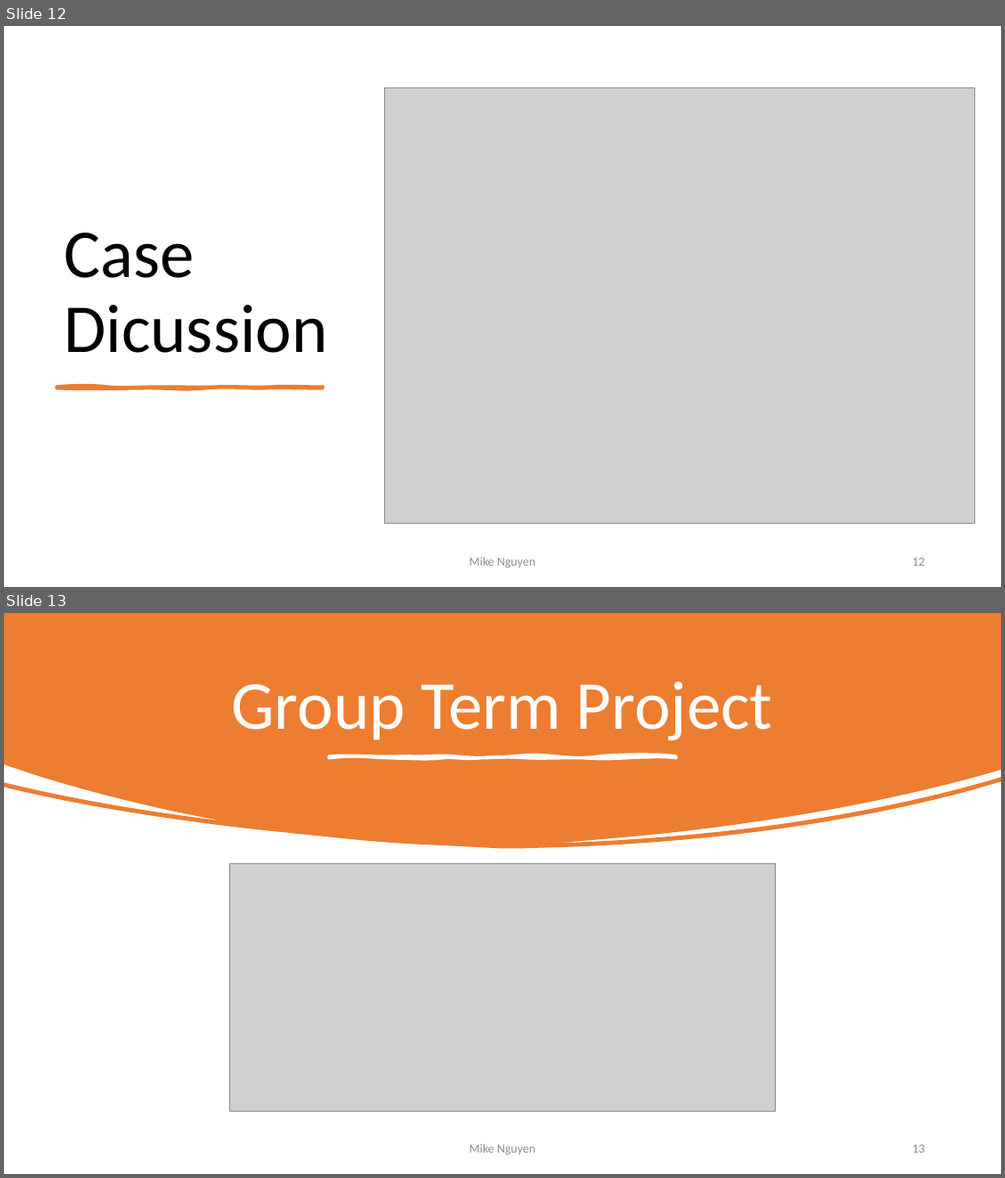
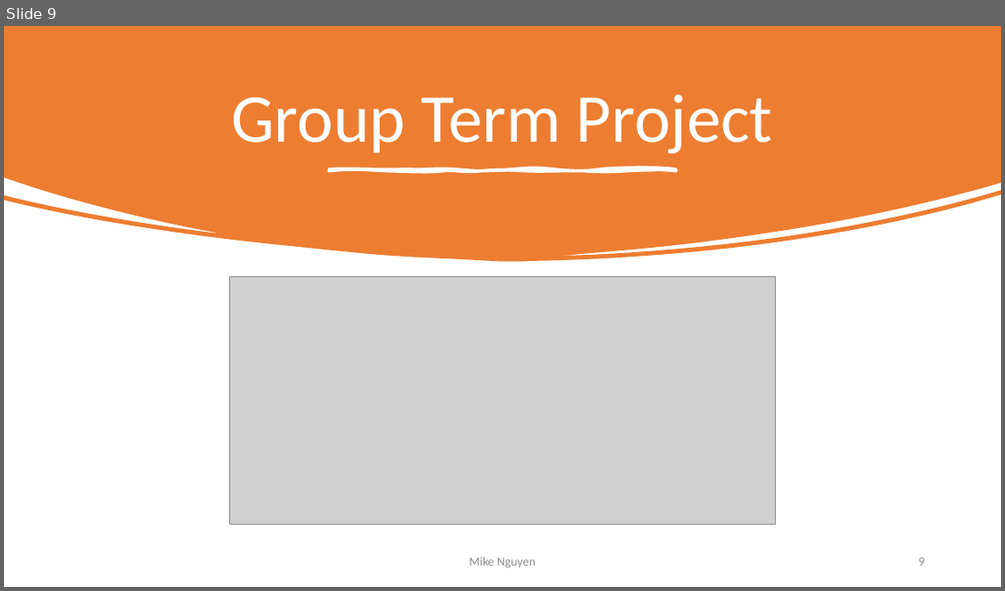
Before and after one commit to mikenguyen13/mar4050_S23_2, a slide deck: lectures/1/1_Introduction to Marketing Research.pptx. Shown one above the other, each under a label of ours: slides 12 and 13 before the commit, slide 9 after it. The pictures are 1005x1178 and 1005x591 pixels, drawn with LibreOffice and Linux fonts; fonts in the diff are those of the drawing; grey boxes stand for pictures. Boxes give left, top, right and bottom in pixels: in the first picture for what was removed or moved away, otherwise in the second. Text is boxed around its words. In the diff, an @@ line names an element or a change of style, - is before the commit and + after.

```diff
--- a/lectures/1/1_Introduction to Marketing Research.pptx
+++ b/lectures/1/1_Introduction to Marketing Research.pptx
@@ slide 12 removed at box(4, 26, 1001, 587), background #FFFFFF @@
@@ picture removed at box(385, 88, 975, 524) @@
@@ title removed at box(64, 232, 328, 353) @@
-Case Dicussion
@@ freeform shape removed at box(57, 386, 323, 388) @@
@@ text removed at box(469, 556, 535, 568) @@
-Mike Nguyen
@@ page number removed at box(912, 557, 924, 565) @@
-12
@@ what was slide 13 is now slide 9 @@
@@ page number at box(918, 557, 924, 565): text changed @@
-13
+9
```
Also in this commit, not shown: 3 slides changed, 3 other slides removed, 3 other files.
